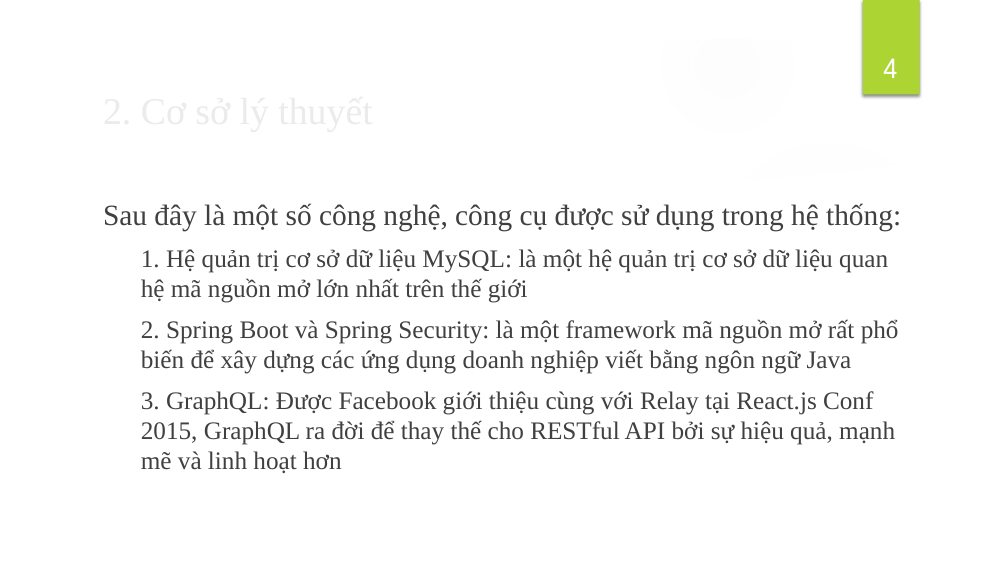
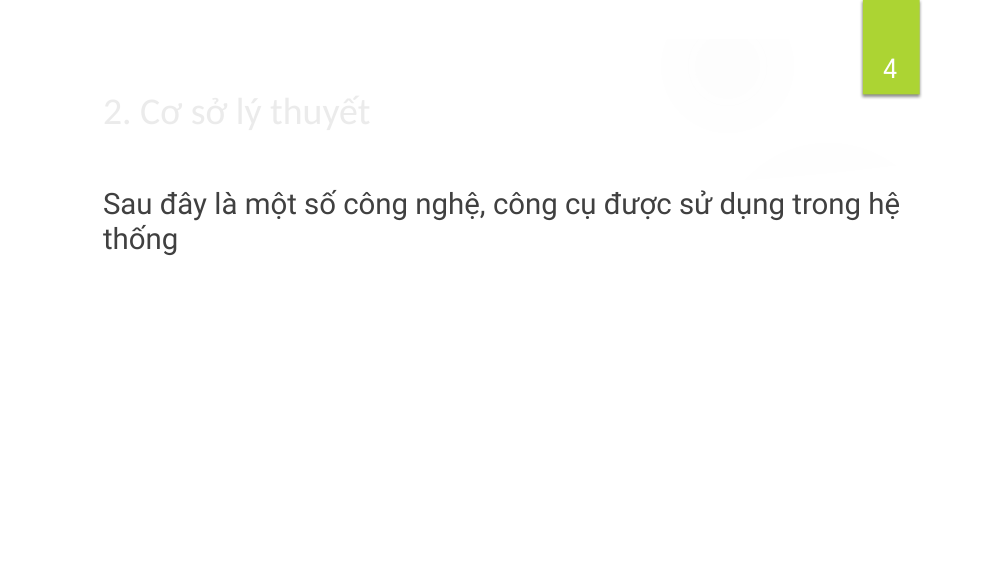
Before and after one commit to AnhtuTa/FGS, a slide deck: slide 4 of Reports/slide bao cao.pptx. Drawn at 1008x567 pixels with LibreOffice and Linux fonts; fonts in the diff are those of the drawing; background and template pictures are left out. Boxes give left, top, right and bottom in pixels: in the first picture for what was removed or moved away, otherwise in the second. Text is boxed around its words. In the diff, an @@ line names an element or a change of style, - is before the commit and + after.

```diff
--- a/Reports/slide bao cao.pptx
+++ b/Reports/slide bao cao.pptx
@@ title "2. Cơ sở lý thuyết" at box(95, 80, 820, 138): font Times New Roman to Calibri @@
@@ text at box(103, 190, 900, 255): text changed; size 24 to 28 pt; font Times New Roman to Roboto @@
-Sau đây là một số công nghệ, công cụ được sử dụng trong hệ thống:
-  1. Hệ quản trị cơ sở dữ liệu MySQL: là một hệ quản trị cơ sở dữ liệu quan hệ mã nguồn mở lớn nhất trên thế giới
-  2. Spring Boot và Spring Security: là một framework mã nguồn mở rất phổ biến để xây dựng các ứng dụng doanh nghiệp viết bằng ngôn ngữ Java
-  3. GraphQL: Được Facebook giới thiệu cùng với Relay tại React.js Conf 2015, GraphQL ra đời để thay thế cho RESTful API bởi sự hiệu quả, mạnh mẽ và linh hoạt hơn
+Sau đây là một số công nghệ, công cụ được sử dụng trong hệ thống
```
Also in this commit, not shown: 16 other slides changed, 25 slides added, 6 slides removed, 20 other files.
